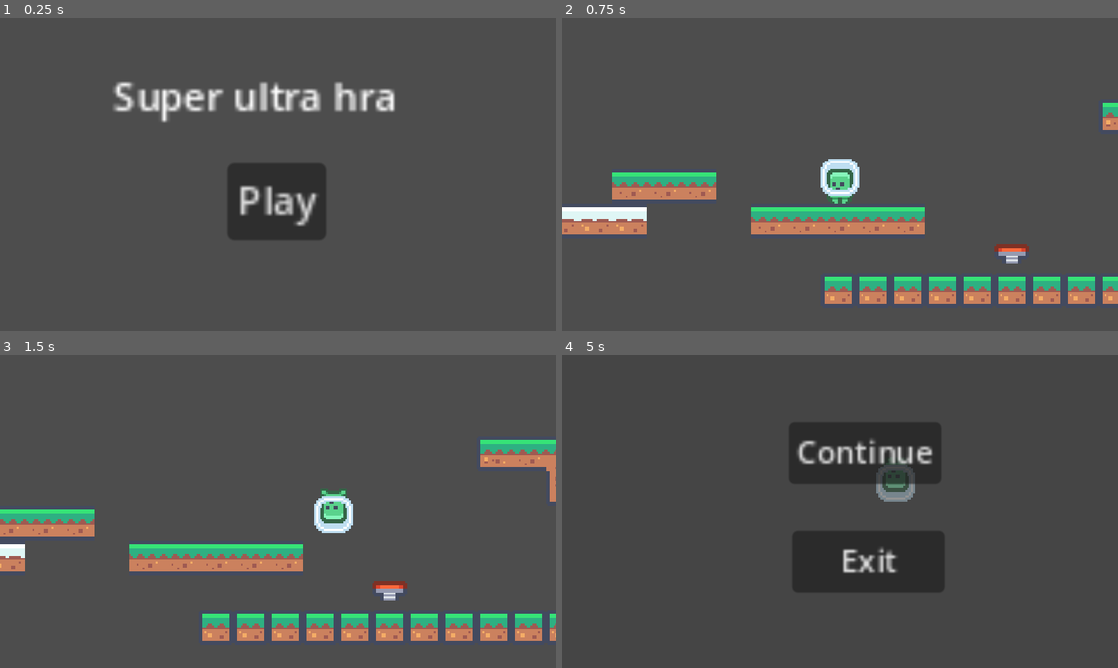
Above: before the commit, frames 1-4 (two rows, left to right).
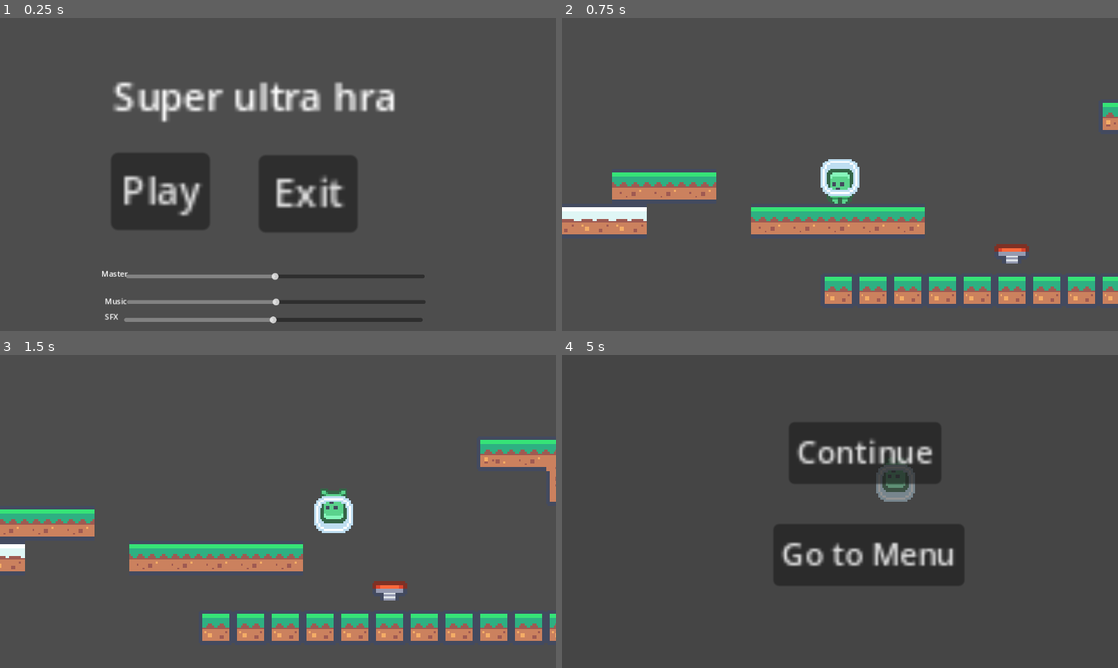
Above: after the commit, the same moments.

Repository: Kubulambula/godot-krouzek
Game: Godot game, scene res://scenes/main_menu.tscn
Same seed, same stepped clock (60 frames per second), same inputs: the game is played once before the commit and once after it.
Inputs:
- Up to frame 1 (0.25 s): no input
- Up to frame 2 (0.75 s): click "Play" at 0.5 s
- Up to frame 3 (1.5 s): tap Enter at 1.25 s; hold Right (ui_right) from 1.28 s (still down); tap F (flip_gravity) at 1.35 s
- Up to frame 4 (5 s): tap Up (ui_up) at 1.52, 2.27, 3.77, 4.52 s; tap L (take_damage) at 2.1, 3.6 s; tap Space at 2.75, 4.25 s; release Right (ui_right) at 2.78 s; hold Left (ui_left) 2.78-3.53 s; tap F (flip_gravity) at 2.85, 4.35 s; tap Enter at 3.5 s; hold Right (ui_right) from 3.53 s (still down); tap Escape (pause) at 4.9 s

The runs differ from the first frame. In frame 1, 9.7% of the frame differs, in the area x 18-77%, y 43-98%; in frame 2, nothing differs; in frame 3, nothing differs; in frame 4, 3.4%.

Commit message:
Add files via upload

Diff:
--- /dev/null
+++ b/charlesdarwin1st/default_bus_layout.tres
@@ -0,0 +1,16 @@
+[gd_resource type="AudioBusLayout" format=3 uid="uid://bbad1fdeb542d"]
+
+[resource]
+bus/0/volume_db = 2.11817
+bus/1/name = &"SFX"
+bus/1/solo = false
+bus/1/mute = false
+bus/1/bypass_fx = false
+bus/1/volume_db = 0.0
+bus/1/send = &"Master"
+bus/2/name = &"Music"
+bus/2/solo = false
+bus/2/mute = false
+bus/2/bypass_fx = false
+bus/2/volume_db = 1.19382
+bus/2/send = &"Master"
--- a/charlesdarwin1st/jump_pad.tscn
+++ b/charlesdarwin1st/jump_pad.tscn
@@ -34,13 +34,6 @@
 "speed": 5.0
 }]
 
-[sub_resource type="AudioStreamInteractive" id="AudioStreamInteractive_bfkf0"]
-clip_count = 2
-clip_0/name = &""
-clip_0/auto_advance = 0
-clip_1/name = &""
-clip_1/auto_advance = 0
-
 [sub_resource type="RectangleShape2D" id="RectangleShape2D_45vkk"]
 size = Vector2(18, 4)
 
@@ -59,9 +52,6 @@
 animation = &"bounce"
 autoplay = "idle"
 
-[node name="AudioStreamPlayer" type="AudioStreamPlayer" parent="StaticBody2D"]
-stream = SubResource("AudioStreamInteractive_bfkf0")
-
 [node name="Area2D" type="Area2D" parent="."]
 collision_layer = 0
 collision_mask = 2
@@ -72,6 +62,7 @@
 
 [node name="AudioStreamPlayer2D" type="AudioStreamPlayer2D" parent="."]
 stream = ExtResource("3_hsfff")
+bus = &"SFX"
 
 [connection signal="animation_finished" from="StaticBody2D/AnimatedSprite2D" to="." method="_on_animated_sprite_2d_animation_finished"]
 [connection signal="body_entered" from="Area2D" to="." method="_on_area_2d_body_entered"]
--- a/charlesdarwin1st/music.gd
+++ b/charlesdarwin1st/music.gd
@@ -5,6 +5,11 @@
 
 func _ready() -> void:
 	music_player = AudioStreamPlayer.new()
+	music_player.bus = "Music"
 	music_player.stream = load("res://assets/Fun Background.mp3")
 	add_child(music_player)
-	#music_player.play()
+	music_player.play()
+
+
+#	linear_to_db()
+#	db_to_linear()
--- a/charlesdarwin1st/node_2d.gd
+++ b/charlesdarwin1st/node_2d.gd
@@ -15,26 +15,28 @@
 
 
 var a = "ja nejsem bubak"
+var b = 1
+var c = 1.1
 var bubak = [a, 1, "ahoj", Vector2(1,2)]
 
 func _ready():
-	print([null, null, null].is_empty())
+	#print([null, null, null].is_empty())
+
+	#print(bubak[0])
 
 
-	print(bubak[0])
-
-
-	#var jakej_je_obsah = obdelnik_obsah(-6, 5)
-	#print("Obsah je: ", jakej_je_obsah)
+	var jakej_je_obsah = obdelnik_obsah(-6, 5)
+	print("Obsah je: ", jakej_je_obsah)
 
 	#var b = 6
-	#if a == b:
-		#print(a)
-	#elif a == 1:
-		#print("ahoj")
-	#elif a == 2:
-		#print("cau")
-	#if a == 2:
-		#print("baf")
-	#else:
-		#print(a)
+	if a == "ja nejsem bubak":
+		print(a)
+	elif a == 1:
+		print("ahoj")
+	elif a == 2:
+		print("cau")
+
+	if a == 2:
+		print("baf")
+	else:
+		print(a)
--- a/charlesdarwin1st/scenes/main_menu.gd
+++ b/charlesdarwin1st/scenes/main_menu.gd
@@ -2,4 +2,24 @@
 
 
 func _on_button_pressed() -> void:
-		get_tree().change_scene_to_file("res://scenes/test_level.tscn")
+	get_tree().change_scene_to_file("res://scenes/test_level.tscn")
+
+
+func set_volume(bus_name, value_from_0_to_1):
+	var volume_in_db = linear_to_db(value_from_0_to_1)
+	var bus_index = AudioServer.get_bus_index(bus_name)
+	AudioServer.set_bus_volume_db(bus_index, volume_in_db)
+
+
+func _on_h_slider_value_changed(value: float) -> void:
+	set_volume("Master", value)
+
+func _on_h_slider_2_value_changed(value: float) -> void:
+	set_volume("Music", value)
+
+func _on_h_slider_3_value_changed(value: float) -> void:
+	set_volume("SFX", value)
+
+
+func _on_exit_button_pressed() -> void:
+	get_tree().quit()
--- a/charlesdarwin1st/scenes/main_menu.tscn
+++ b/charlesdarwin1st/scenes/main_menu.tscn
@@ -6,14 +6,20 @@
 script = ExtResource("1_c8qu5")
 
 [node name="Button" type="Button" parent="."]
-offset_left = 471.0
-offset_top = 300.0
-offset_right = 512.0
-offset_bottom = 331.0
+offset_left = 230.0
+offset_top = 279.0
+offset_right = 271.0
+offset_bottom = 310.0
 scale = Vector2(5, 5)
 text = "Play"
 
-[node name="AudioStreamPlayer" type="AudioStreamPlayer" parent="Button"]
+[node name="ExitButton" type="Button" parent="."]
+offset_left = 536.0
+offset_top = 284.0
+offset_right = 577.0
+offset_bottom = 315.0
+scale = Vector2(5, 5)
+text = "Exit"
 
 [node name="Label" type="Label" parent="."]
 offset_left = 234.0
@@ -23,4 +29,59 @@
 scale = Vector2(5, 5)
 text = "Super ultra hra"
 
+[node name="HSlider" type="HSlider" parent="."]
+offset_left = 261.0
+offset_top = 489.0
+offset_right = 880.0
+offset_bottom = 581.0
+max_value = 1.0
+step = 0.01
+value = 0.5
+
+[node name="HSlider2" type="HSlider" parent="."]
+offset_left = 263.0
+offset_top = 542.0
+offset_right = 882.0
+offset_bottom = 634.0
+max_value = 1.0
+step = 0.01
+value = 0.5
+
+[node name="HSlider3" type="HSlider" parent="."]
+offset_left = 257.0
+offset_top = 579.0
+offset_right = 876.0
+offset_bottom = 671.0
+max_value = 1.0
+step = 0.01
+value = 0.5
+
+[node name="Label2" type="Label" parent="."]
+offset_left = 210.0
+offset_top = 518.0
+offset_right = 256.0
+offset_bottom = 541.0
+text = "Master
+"
+
+[node name="Label3" type="Label" parent="."]
+offset_left = 217.0
+offset_top = 575.0
+offset_right = 263.0
+offset_bottom = 598.0
+text = "Music
+"
+
+[node name="Label4" type="Label" parent="."]
+offset_left = 217.0
+offset_top = 607.0
+offset_right = 263.0
+offset_bottom = 630.0
+text = "SFX
+"
+
 [connection signal="pressed" from="Button" to="." method="_on_button_pressed"]
+[connection signal="pressed" from="ExitButton" to="." method="_on_exit_button_pressed"]
+[connection signal="value_changed" from="HSlider" to="." method="_on_h_slider_value_changed"]
+[connection signal="value_changed" from="HSlider2" to="." method="_on_h_slider_2_value_changed"]
+[connection signal="value_changed" from="HSlider3" to="." method="_on_h_slider_3_value_changed"]
--- a/charlesdarwin1st/scenes/pause_menu.gd
+++ b/charlesdarwin1st/scenes/pause_menu.gd
@@ -20,4 +20,5 @@
 
 
 func _on_exit_button_pressed() -> void:
-	exit()
+	unpause()
+	get_tree().change_scene_to_file("res://scenes/main_menu.tscn")
--- a/charlesdarwin1st/scenes/pause_menu.tscn
+++ b/charlesdarwin1st/scenes/pause_menu.tscn
@@ -20,12 +20,12 @@
 text = "Continue"
 
 [node name="ExitButton" type="Button" parent="."]
-offset_left = 477.0
-offset_top = 364.0
-offset_right = 556.0
-offset_bottom = 395.0
+offset_left = 438.0
+offset_top = 350.0
+offset_right = 537.0
+offset_bottom = 381.0
 scale = Vector2(4, 4)
-text = "Exit"
+text = "Go to Menu"
 
 [connection signal="pressed" from="ContinueButton" to="." method="_on_continue_button_pressed"]
 [connection signal="pressed" from="ExitButton" to="." method="_on_exit_button_pressed"]
--- a/charlesdarwin1st/scenes/player.tscn
+++ b/charlesdarwin1st/scenes/player.tscn
@@ -30,6 +30,7 @@
 
 [node name="AudioStreamPlayer2D" type="AudioStreamPlayer2D" parent="."]
 stream = ExtResource("3_8qq4b")
+bus = &"SFX"
 
 [node name="Timer" type="Timer" parent="."]
 wait_time = 0.2
--- a/charlesdarwin1st/sound test.tscn
+++ b/charlesdarwin1st/sound test.tscn
@@ -1,4 +1,6 @@
-[gd_scene load_steps=2 format=3 uid="uid://d33yivi0w2pii"]
+[gd_scene load_steps=3 format=3 uid="uid://d33yivi0w2pii"]
+
+[ext_resource type="AudioStream" uid="uid://drbqtwch2uv15" path="res://assets/Fun Background.mp3" id="1_lofkq"]
 
 [sub_resource type="GDScript" id="GDScript_4tr3i"]
 script/source = "extends AudioStreamPlayer
@@ -39,6 +41,8 @@
 "
 
 [node name="Node2D" type="AudioStreamPlayer"]
+stream = ExtResource("1_lofkq")
+bus = &"Music"
 script = SubResource("GDScript_4tr3i")
 
 [node name="Button" type="Button" parent="."]
Not shown: 1 places in charlesdarwin1st/jump_pad.tscn that only renumber resources
